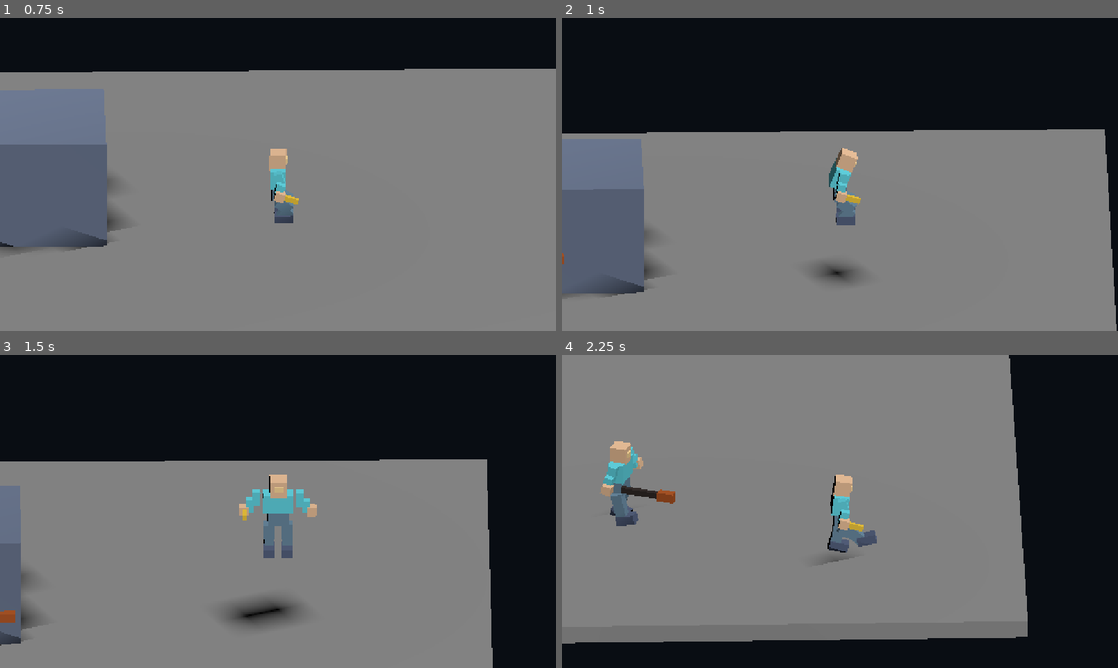
Above: before the commit, frames 1-4 (two rows, left to right).
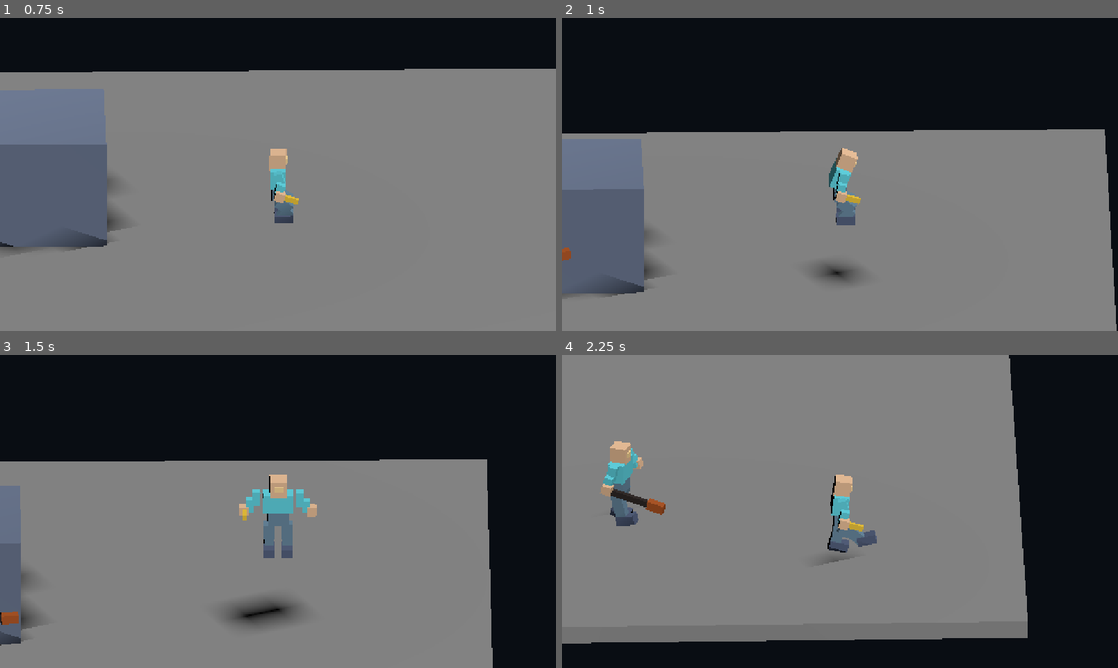
Above: after the commit, the same moments.

Repository: bravado/ACTION-5
Game: Godot game, scene res://demo/ai/encounter.tscn
Two runs of this game, one before a commit and one after it. Both use one fixed random seed, a clock stepped at 60 frames per second and the inputs below. This scene is started directly instead of the project's main scene.
Inputs (mouse positions are in pixels of both pictures, inside the frame that each line leads up to):
- Up to frame 1 (0.75 s): tap Enter at 0.5 s; move the mouse to (400, 158) at 0.52 s; hold D (move_right) from 0.53 s (still down); tap Ctrl (actor_crouch) at 0.6 s; click (400, 158) at 0.67 s
- Up to frame 2 (1 s): keep holding D (move_right); tap Space (actor_jump) at 0.77 s
- Up to frame 3 (1.5 s): move the mouse to (166, 527) at 1.27 s; release D (move_right) at 1.28 s; hold S (move_down) from 1.28 s (still down); tap Alt (actor_dodge) at 1.35 s
- Up to frame 4 (2.25 s): tap Space (actor_jump) at 1.52 s; move the mouse to (895, 442) at 2.02 s; release S (move_down) at 2.03 s; hold D (move_right) from 2.03 s (still down); tap K (actor_kick) at 2.1 s

Frame 1 is identical in both runs. In frame 2, less than 0.1% of the frame differs, in the area x 0-2%, y 73-79%; in frame 3, less than 0.1%; in frame 4, 0.7%, in the area x 2-84%, y 10-93%.

Commit message:
feat(d07): anchor NPC equipment to animated hand socket with static fallback

Diff:
--- a/demo/ai/enemy_mount.gd
+++ b/demo/ai/enemy_mount.gd
@@ -1,6 +1,16 @@
 extends Node
-## NPC socket provider: attached to actor, but returns a world-facing marker
-## under Visual so a Gun's physical muzzle turns with the normal facing port.
+## Demo-only mount provider. Animated characters hold equipment on the
+## skeleton's configured bone socket so Bat/Gun follow attack poses.
+## A static marker retains a render-optional fallback for headless actors.
 
-func get_mount(_socket_id: StringName) -> Node3D:
-    return get_node_or_null("../Visual/Socket") as Node3D
+@export var animation_path: NodePath = ^"../AnimationPresenter"
+@export var fallback_path: NodePath = ^"../Visual/Socket"
+
+
+func get_mount(socket_id: StringName) -> Node3D:
+    var presenter: Node = get_node_or_null(animation_path)
+    if is_instance_valid(presenter) and presenter.has_method("get_socket"):
+        var attached: Node3D = presenter.call("get_socket", socket_id) as Node3D
+        if is_instance_valid(attached):
+            return attached
+    return get_node_or_null(fallback_path) as Node3D
